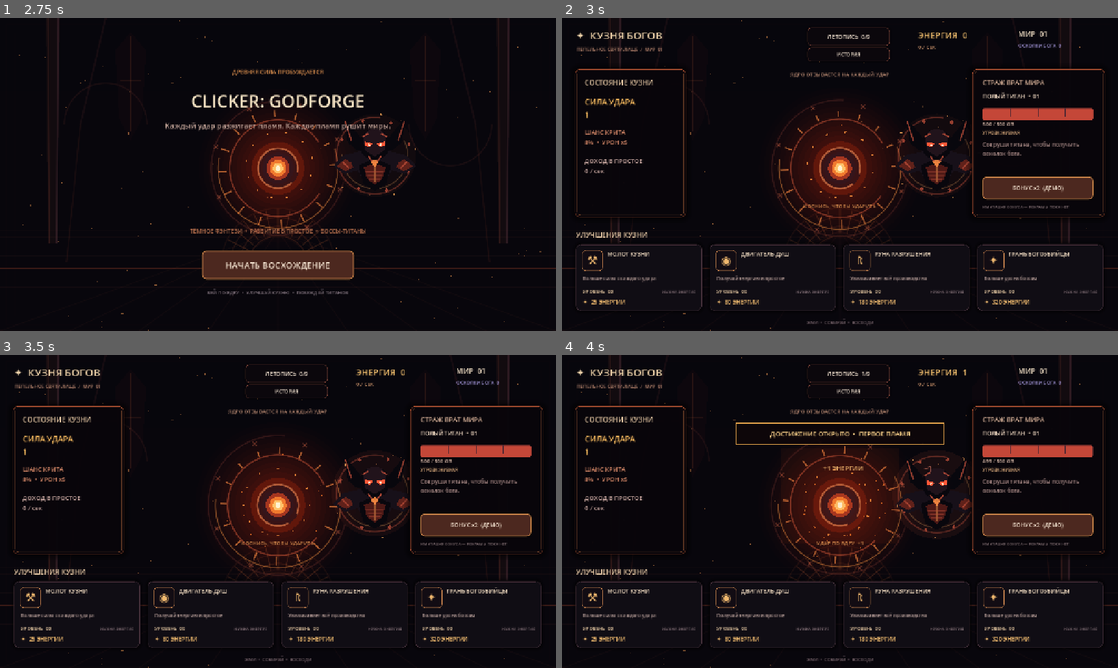
Above: before the commit, frames 1-4 (two rows, left to right).
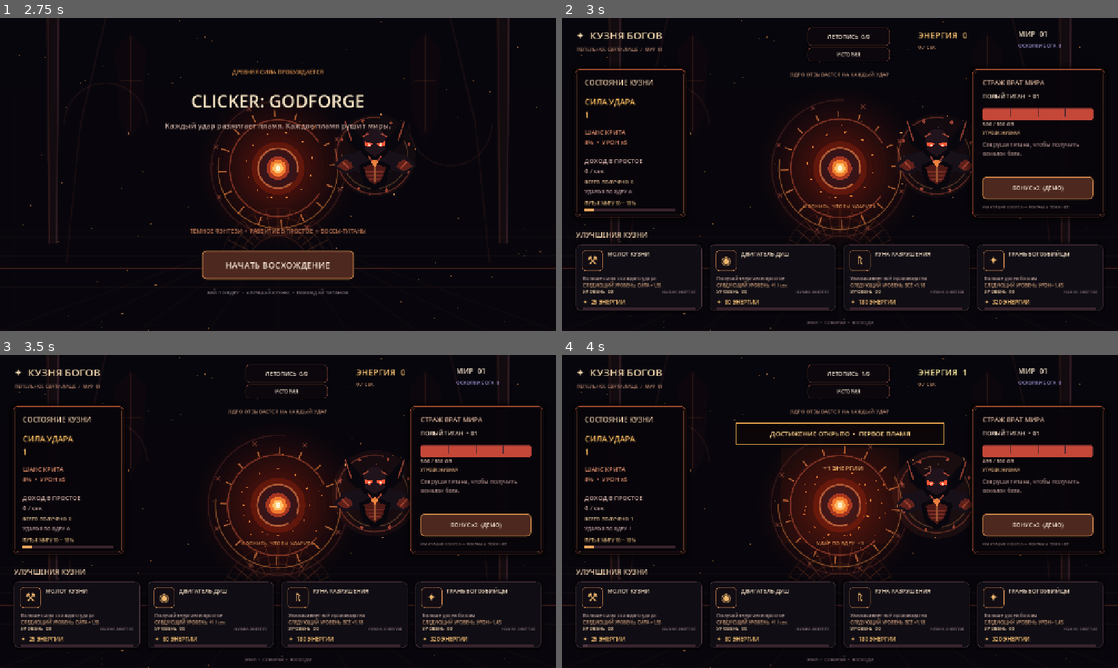
Above: after the commit, the same moments.

Repository: filesgloom-png/CLICKER-GODFORGE-
Game: Godot game, scene res://scenes/main.tscn
Two runs of this game, one before a commit and one after it. Both use one fixed random seed, a clock stepped at 60 frames per second and the inputs below.
Inputs (mouse positions are in pixels of both pictures, inside the frame that each line leads up to):
- Up to frame 1 (2.75 s): no input
- Up to frame 2 (3 s): click "НАЧАТЬ ВОСХОЖДЕНИЕ" at 2.75 s
- Up to frame 3 (3.5 s): no input
- Up to frame 4 (4 s): click (840, 495) at 3.5 s

Frame 1 is identical in both runs. In frame 2, 1.8% of the frame differs, in the area x 3-96%, y 51-94%; in frame 3, 1.8%; in frame 4, 1.8%, in the area x 3-96%, y 4-94%.

Commit message:
Add upgrade affordability and milestone progression feedback

Diff:
--- a/scripts/game.gd
+++ b/scripts/game.gd
@@ -18,6 +18,7 @@
 var boss_shake := 0.0
 var combat_popups: Array[Dictionary] = []
 var upgrade_feedback_time := [0.0, 0.0, 0.0, 0.0]
+var energy_flash := 0.0
 var ember_particles: Array[Vector4] = []
 var energy := 0.0
 var click_power := 1.0
@@ -70,6 +71,7 @@
 func _process(delta: float) -> void:
 	pulse += delta
 	hit_flash = maxf(0.0, hit_flash - delta * 2.8)
+	energy_flash = maxf(0.0, energy_flash - delta * 2.4)
 	core_recoil = move_toward(core_recoil, 0.0, delta * 4.5)
 	critical_flash = maxf(0.0, critical_flash - delta * 2.2)
 	boss_transition_flash = maxf(0.0, boss_transition_flash - delta * 1.35)
@@ -436,6 +438,22 @@
 	ui_labels["power"] = _label("СИЛА УДАРА\n1", Vector2(52, 180), Vector2(210, 52), 18, Color("#f2b75d"))
 	ui_labels["crit"] = _label("ШАНС КРИТА\n5%", Vector2(52, 250), Vector2(210, 48), 14, Color("#d98a69"))
 	ui_labels["dps"] = _label("ДОХОД В ПРОСТОЕ\n0 / сек", Vector2(52, 316), Vector2(210, 48), 14, Color("#c7a7a0"))
+	ui_labels["lifetime"] = _label("ВСЕГО ПОЛУЧЕНО  0", Vector2(52, 366), Vector2(210, 22), 11, Color("#d8b68c"))
+	ui_labels["clicks"] = _label("УДАРОВ ПО ЯДРУ  0", Vector2(52, 389), Vector2(210, 20), 11, Color("#b99b9d"))
+	ui_labels["milestone"] = _label("ПУТЬ К МИРУ 10", Vector2(52, 415), Vector2(210, 18), 10, Color("#e5bd7e"))
+	var milestone_track := ColorRect.new()
+	milestone_track.position = Vector2(52, 440)
+	milestone_track.size = Vector2(210, 5)
+	milestone_track.color = Color("#39232d")
+	milestone_track.mouse_filter = Control.MOUSE_FILTER_IGNORE
+	add_child(milestone_track)
+	var milestone_fill := ColorRect.new()
+	milestone_fill.position = milestone_track.position
+	milestone_fill.size = Vector2(0, 5)
+	milestone_fill.color = Color("#e6a45d")
+	milestone_fill.mouse_filter = Control.MOUSE_FILTER_IGNORE
+	add_child(milestone_fill)
+	ui_labels["milestone_fill"] = milestone_fill
 	_label("ЯДРО ОТЗЫВАЕТСЯ НА КАЖДЫЙ УДАР", Vector2(310, 118), Vector2(660, 24), 12, Color("#b98a72")).horizontal_alignment = HORIZONTAL_ALIGNMENT_CENTER
 	core_button = _button("", Vector2(505, 215), Vector2(270, 220), false)
 	var core_normal := StyleBoxFlat.new()
@@ -554,9 +572,27 @@
 	state_label.mouse_filter = Control.MOUSE_FILTER_IGNORE
 	ui_labels["upgrade_state_%d" % index] = state_label
 
+	var preview_label := _label("", pos + Vector2(16, 84), Vector2(258, 16), 10, Color("#c99b76"))
+	preview_label.mouse_filter = Control.MOUSE_FILTER_IGNORE
+	ui_labels["upgrade_preview_%d" % index] = preview_label
+
 	var cost_label := _label("✦  25 ЭНЕРГИИ", pos + Vector2(16, 122), Vector2(258, 22), 13, Color("#f3bd70"))
 	cost_label.mouse_filter = Control.MOUSE_FILTER_IGNORE
 	ui_labels["upgrade_cost_%d" % index] = cost_label
+
+	var progress_track := ColorRect.new()
+	progress_track.position = pos + Vector2(16, 147)
+	progress_track.size = Vector2(258, 4)
+	progress_track.color = Color("#39232d")
+	progress_track.mouse_filter = Control.MOUSE_FILTER_IGNORE
+	add_child(progress_track)
+	var progress_fill := ColorRect.new()
+	progress_fill.position = progress_track.position
+	progress_fill.size = Vector2(0, 4)
+	progress_fill.color = Color("#e6a45d")
+	progress_fill.mouse_filter = Control.MOUSE_FILTER_IGNORE
+	add_child(progress_fill)
+	ui_labels["upgrade_progress_%d" % index] = progress_fill
 
 
 
@@ -822,6 +858,7 @@
 		critical_flash = 1.0
 	energy += damage
 	lifetime_energy_earned += damage
+	energy_flash = 1.0
 	var boss_hit_damage := damage * boss_damage
 	boss_hp -= boss_hit_damage
 	boss_hit_flash = 1.0
@@ -842,6 +879,7 @@
 		last_boss_reward = 250.0 * boss_stage
 		energy += last_boss_reward
 		lifetime_energy_earned += last_boss_reward
+		energy_flash = 1.0
 		victory_banner_time = 2.2
 		victory_banner_text = "СТРАЖ СОКРУШЁН  •  +%s ЭНЕРГИИ" % _format_number(last_boss_reward)
 		boss_max_hp *= 1.72
@@ -864,6 +902,7 @@
 			ui_labels["power"].text = "НЕДОСТАТОЧНО ЭНЕРГИИ"
 		return
 	energy -= cost
+	energy_flash = 0.65
 	total_upgrades += 1
 	upgrade_levels[index] += 1
 	_check_achievements()
@@ -901,6 +940,15 @@
 		journal_button.text = "ЛЕТОПИСЬ  %d/9" % _unlocked_achievement_count()
 	if ui_labels.has("energy"):
 		ui_labels["energy"].text = "ЭНЕРГИЯ  " + _format_number(energy)
+		ui_labels["energy"].add_theme_color_override("font_color", Color("#fff0a3").lerp(Color("#f5c16e"), 1.0 - energy_flash))
+		ui_labels["lifetime"].text = "ВСЕГО ПОЛУЧЕНО  " + _format_number(lifetime_energy_earned)
+		ui_labels["clicks"].text = "УДАРОВ ПО ЯДРУ  " + _format_number(total_clicks)
+		var milestone_target := 10 if boss_stage < 10 else 25
+		var milestone_start := 0 if milestone_target == 10 else 10
+		var milestone_ratio := clampf(float(boss_stage - milestone_start) / float(milestone_target - milestone_start), 0.0, 1.0)
+		ui_labels["milestone"].text = "ПУТЬ К МИРУ %02d  •  %d%%" % [milestone_target, int(round(milestone_ratio * 100.0))]
+		var milestone_fill: ColorRect = ui_labels["milestone_fill"]
+		milestone_fill.size = Vector2(210.0 * milestone_ratio, 5.0)
 		ui_labels["rate"].text = _format_number(idle_rate * multiplier * (2.0 if ad_boost_time > 0.0 else 1.0)) + " / СЕК"
 		ui_labels["stage"].text = "МИР  %02d" % boss_stage
 		ui_labels["shards"].text = "ОСКОЛКИ БОГА  %d" % (boss_stage - 1)
@@ -932,12 +980,18 @@
 		var card: Button = ui_labels["upgrade_%d" % i]
 		var state_label: Label = ui_labels["upgrade_state_%d" % i]
 		var cost_label: Label = ui_labels["upgrade_cost_%d" % i]
+		var preview_label: Label = ui_labels["upgrade_preview_%d" % i]
+		var progress_fill: ColorRect = ui_labels["upgrade_progress_%d" % i]
 		var level_label: Label = ui_labels["upgrade_level_%d" % i]
 		var accent: ColorRect = ui_labels["upgrade_accent_%d" % i]
 		card.disabled = not can_afford
 		card.modulate = Color.WHITE
 		level_label.text = "УРОВЕНЬ  %02d" % level
 		cost_label.text = "✦  %s ЭНЕРГИИ" % _format_number(cost)
+		preview_label.text = _upgrade_next_effect(i)
+		var affordability_ratio := clampf(energy / maxf(cost, 1.0), 0.0, 1.0)
+		progress_fill.size = Vector2(258.0 * affordability_ratio, 4.0)
+		progress_fill.color = Color("#f2bb70") if can_afford else (Color("#98513b") if affordability_ratio >= 0.5 else Color("#513541"))
 		if upgrade_feedback_time[i] > 0.0:
 			state_label.text = "УЛУЧШЕНО!  +1 УРОВЕНЬ"
 			state_label.add_theme_color_override("font_color", Color("#ffe6a0"))
@@ -980,6 +1034,18 @@
 		card.add_theme_stylebox_override("pressed", pressed)
 		card.add_theme_stylebox_override("disabled", disabled_style)
 
+func _upgrade_next_effect(index: int) -> String:
+	match index:
+		0:
+			return "СЛЕДУЮЩИЙ УРОВЕНЬ: СИЛА ×1,55"
+		1:
+			return "СЛЕДУЮЩИЙ УРОВЕНЬ: +%s / сек" % _format_number(pow(1.32, upgrade_levels[index]))
+		2:
+			return "СЛЕДУЮЩИЙ УРОВЕНЬ: ВСЁ ×1,18"
+		3:
+			return "СЛЕДУЮЩИЙ УРОВЕНЬ: УРОН ×1,45"
+	return ""
+
 func _format_number(value: float) -> String:
 	if value >= 1.0e12:
 		return "%.2f трлн" % (value / 1.0e12)
